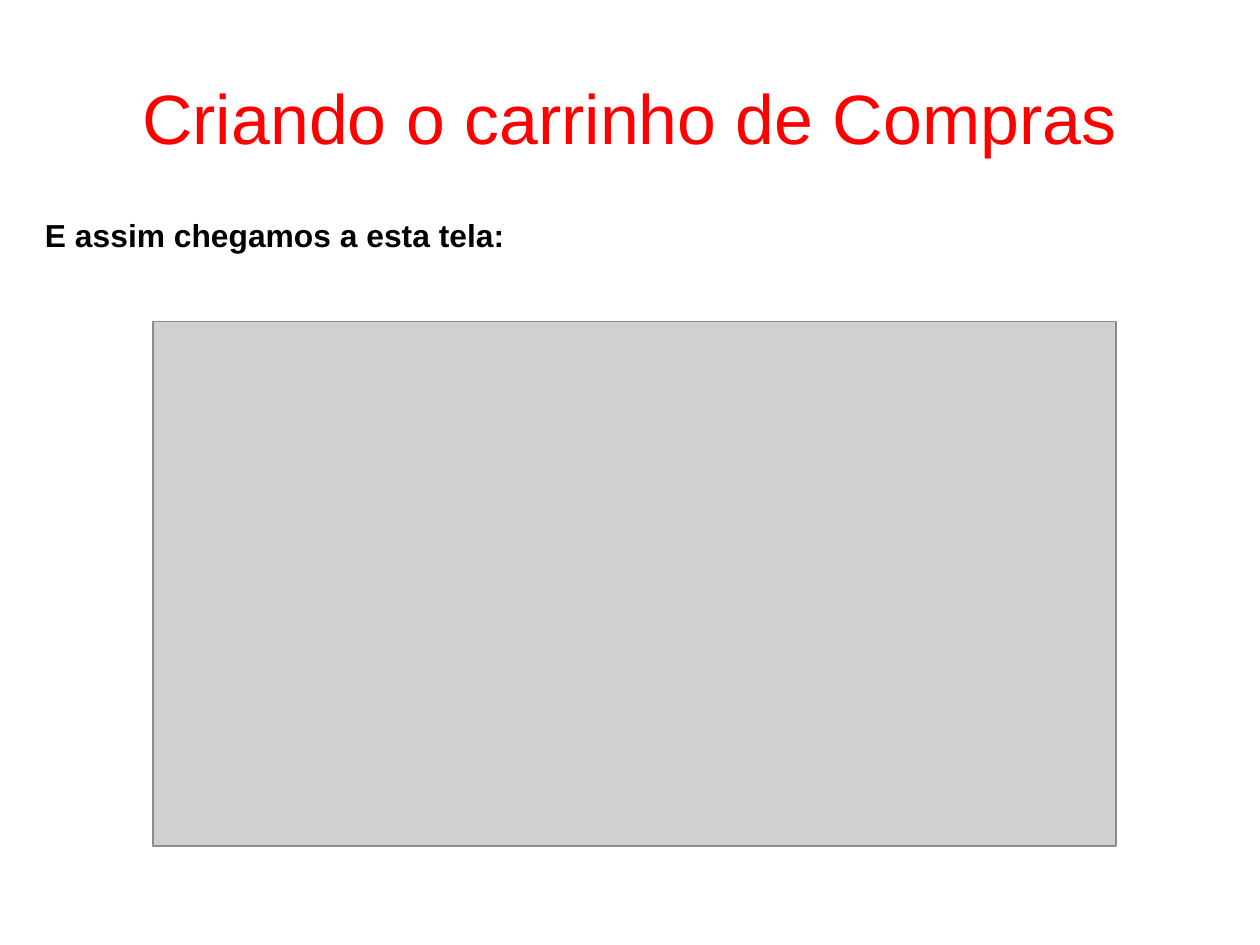
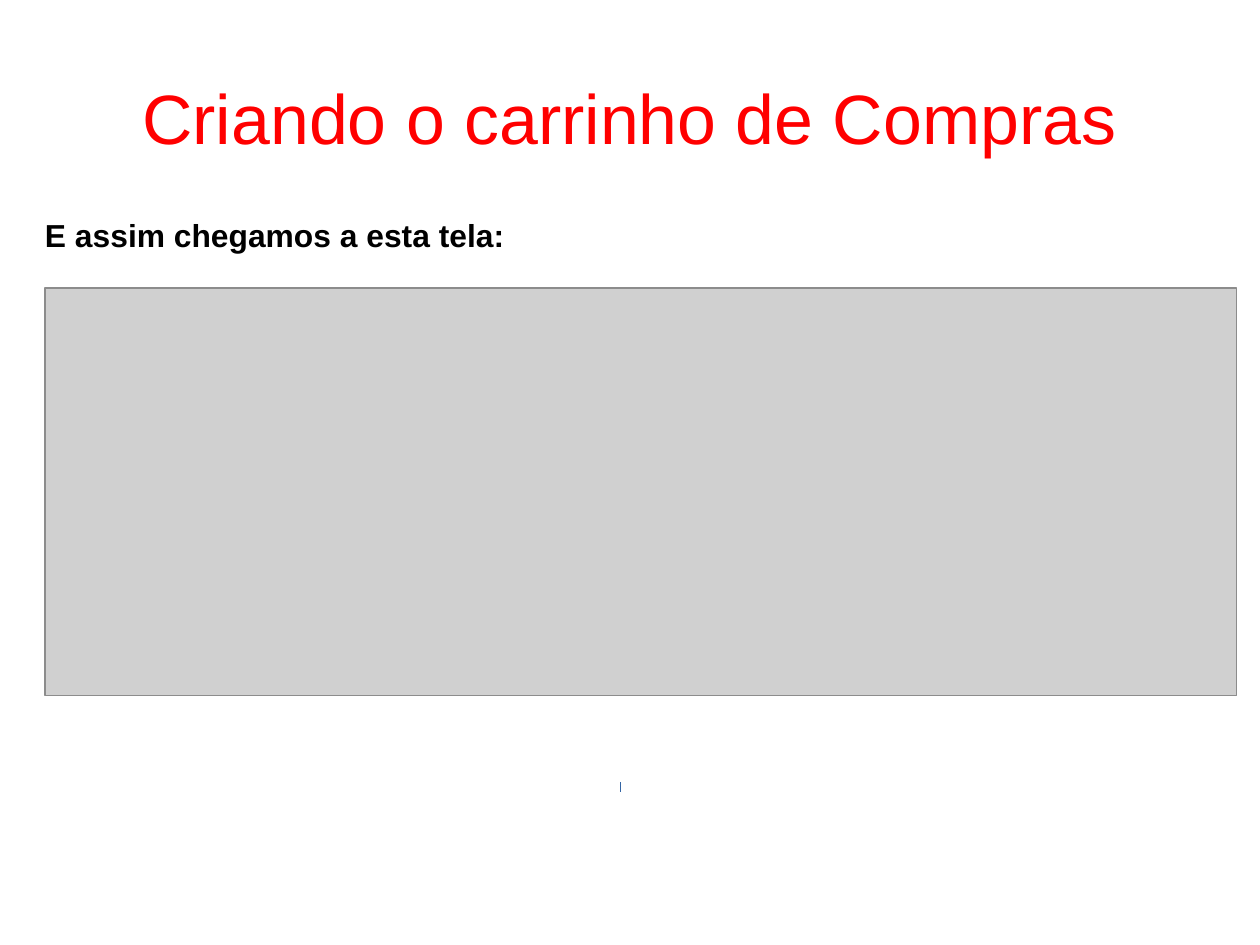
Before and after one commit to fgsl/lojasacme, a slide deck: slide 89 of docs/tutorial.odp. Drawn at 1260x945 pixels with LibreOffice and Linux fonts; fonts in the diff are those of the drawing; grey boxes stand for pictures. Boxes give left, top, right and bottom in pixels: in the first picture for what was removed or moved away, otherwise in the second. Text is boxed around its words. In the diff, an @@ line names an element or a change of style, - is before the commit and + after.

```diff
--- a/docs/tutorial.odp
+++ b/docs/tutorial.odp
@@ picture resized from (x1=153, y1=321, x2=1117, y2=846) to (x1=45, y1=288, x2=1237, y2=696) @@
@@ rectangle added at (x1=621, y1=783, x2=621, y2=792), fill #729FCF, outline #3465A4 0 pt @@
```
Also in this commit, not shown: 2 other files.
